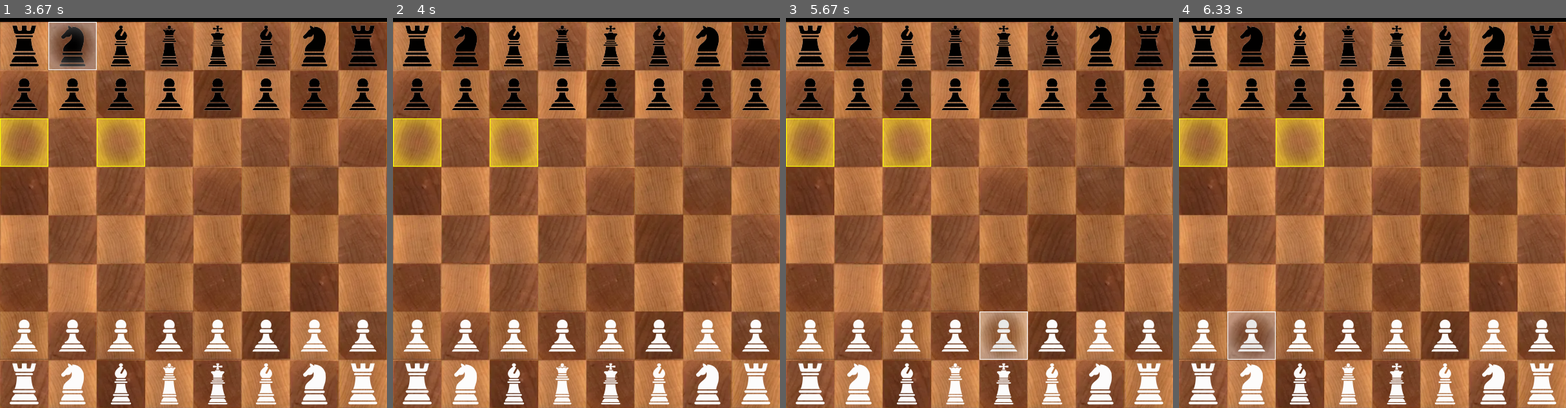
Above: before the commit, frames 1-4 (left to right).
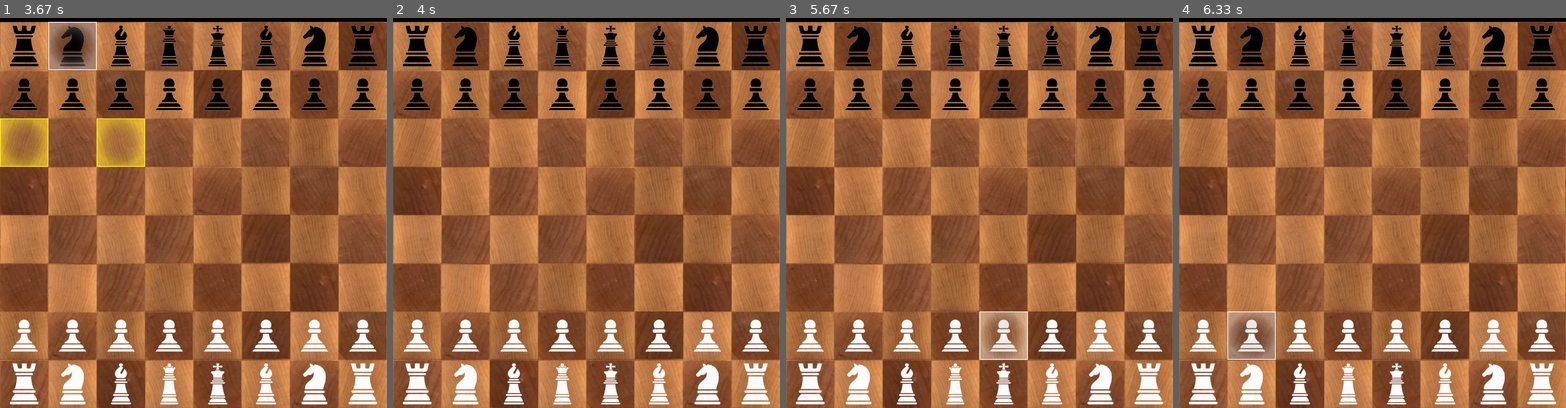
Above: after the commit, the same moments.

Repository: RoiJoleil/ChessSchoolProject
Game: pygame game, started from app.py
The game is run twice, just before and just after one commit, with the same random seed, the same clock (stepped at 60 frames per second) and the same inputs.
Inputs (mouse positions are in pixels of both pictures, inside the frame that each line leads up to):
- Up to frame 1 (3.67 s): click (193, 197) at 0.38 s; click (251, 53) at 1.22 s; click (92, 45) at 1.55 s; click (340, 357) at 2.22 s; click (131, 60) at 2.55 s; click (46, 107) at 2.88 s; click (274, 127) at 3.22 s; click (77, 57) at 3.55 s
- Up to frame 2 (4 s): click (478, 244) at 3.88 s
- Up to frame 3 (5.67 s): click (921, 322) at 4.22 s; click (894, 123) at 4.55 s; click (1002, 314) at 5.38 s
- Up to frame 4 (6.33 s): click (1484, 232) at 5.72 s; click (1237, 345) at 6.05 s

Frame 1 is identical in both runs. In frame 2, 1.4% of the frame differs, in the area x 0-38%, y 25-39%; in frame 3, 1.4%; in frame 4, 1.4%.

Commit message:
Fixed move highlighting

Diff:
--- a/src/chess/board.py
+++ b/src/chess/board.py
@@ -7,9 +7,10 @@
 
 board_rect = None
 board_surface =  None
-selected_cell = None
 player_turn = None
 game_started = None
+selected_cell = None
+valid_target_cells = []
 
 def init(screen: pygame.Surface):
     global board_rect, board_surface, player_turn, game_started
@@ -98,10 +99,21 @@
     """
     return cell.get_cell(x, y)
 
-def select_cell(selected:cell.Cell):
+def select_cell(selected: cell.Cell):
     """Selects a cell to do actions with. 'None' is also a valid argument."""
     global selected_cell
     selected_cell = selected
+
+def reset_valid_target_cells():
+    global valid_target_cells
+    cell.set_focus(valid_target_cells, None)
+    valid_target_cells = None
+
+def set_valid_target_cells(cells: List[cell.Cell]):
+    """This function handles the highlight of valid target cells"""
+    global valid_target_cells
+    valid_target_cells = cells
+    cell.set_focus(valid_target_cells, "move")
 
 def event(event: pygame.event.Event):
     """Handle Click Events from the user"""
@@ -119,17 +131,19 @@
             # deselect cell by clicking on it again.
             if selected_cell == clicked_cell:
                 cell.set_focus([selected_cell], None)
+                reset_valid_target_cells()
                 select_cell(None)
             # move piece if we have a cell selected.
             elif selected_cell:
                 make_move(selected_cell, clicked_cell)
                 cell.set_focus([selected_cell], None)
+                reset_valid_target_cells()
                 select_cell(None)
             # select a cell if the clicked cell has a piece.
             elif clicked_cell.piece:
                 select_cell(clicked_cell)
                 cell.set_focus([selected_cell], "selected")
-                cell.set_focus(clicked_cell.piece.get_valid_moves(), "move")
+                set_valid_target_cells(clicked_cell.piece.get_valid_moves())
 
 def draw():
     """Draw the individual chessboard cells"""
--- a/src/chess/cell.py
+++ b/src/chess/cell.py
@@ -170,13 +170,16 @@
 
 def add_history(prev:tuple, next:tuple):
     history.join(f"{prev[0]}{prev[1]}{next[0]}{next[1]}")
+
 def remove_history():
     if history:
         history = history[:-4]
+
 def previous_move() -> tuple[int:int]:
     if history:
         return (int(history[-2]), int(history[-1]))
     else:
         return (-1, -1)
+
 def past_move(pos:tuple[int:int]):
     return f"{pos[0]}{pos[1]}" in history
--- a/src/chess/pieces.py
+++ b/src/chess/pieces.py
@@ -189,6 +189,7 @@
             if temp.piece is not None and temp != ignore:
                 return False
         return False
+
     def move(self, x, y):
         cell.kings[self.team].remove_castling(self.cell.grid_pos)
         super().move(x, y)
@@ -466,9 +467,6 @@
             super().move(x, y)
         self.remove_castling()
 
-#
-#   functions in the global space of pieces
-#
 # Get a Row full of Pawns
 def get_pawn_row() -> List[Piece]:
     """Return a list of pawns."""
